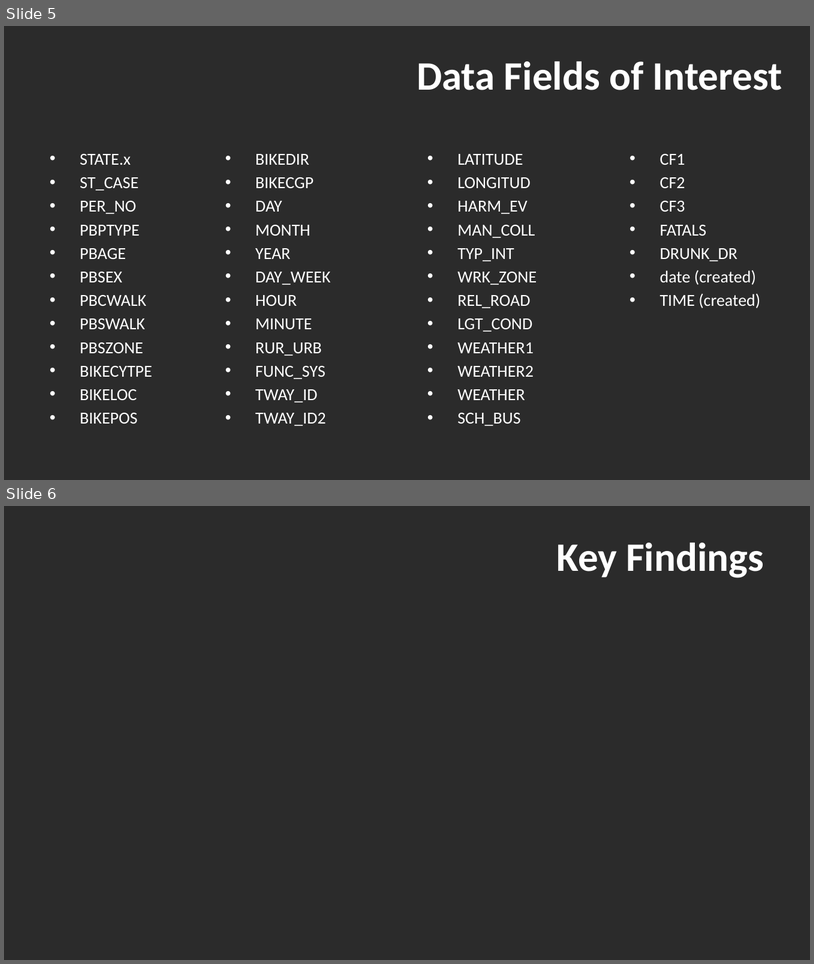
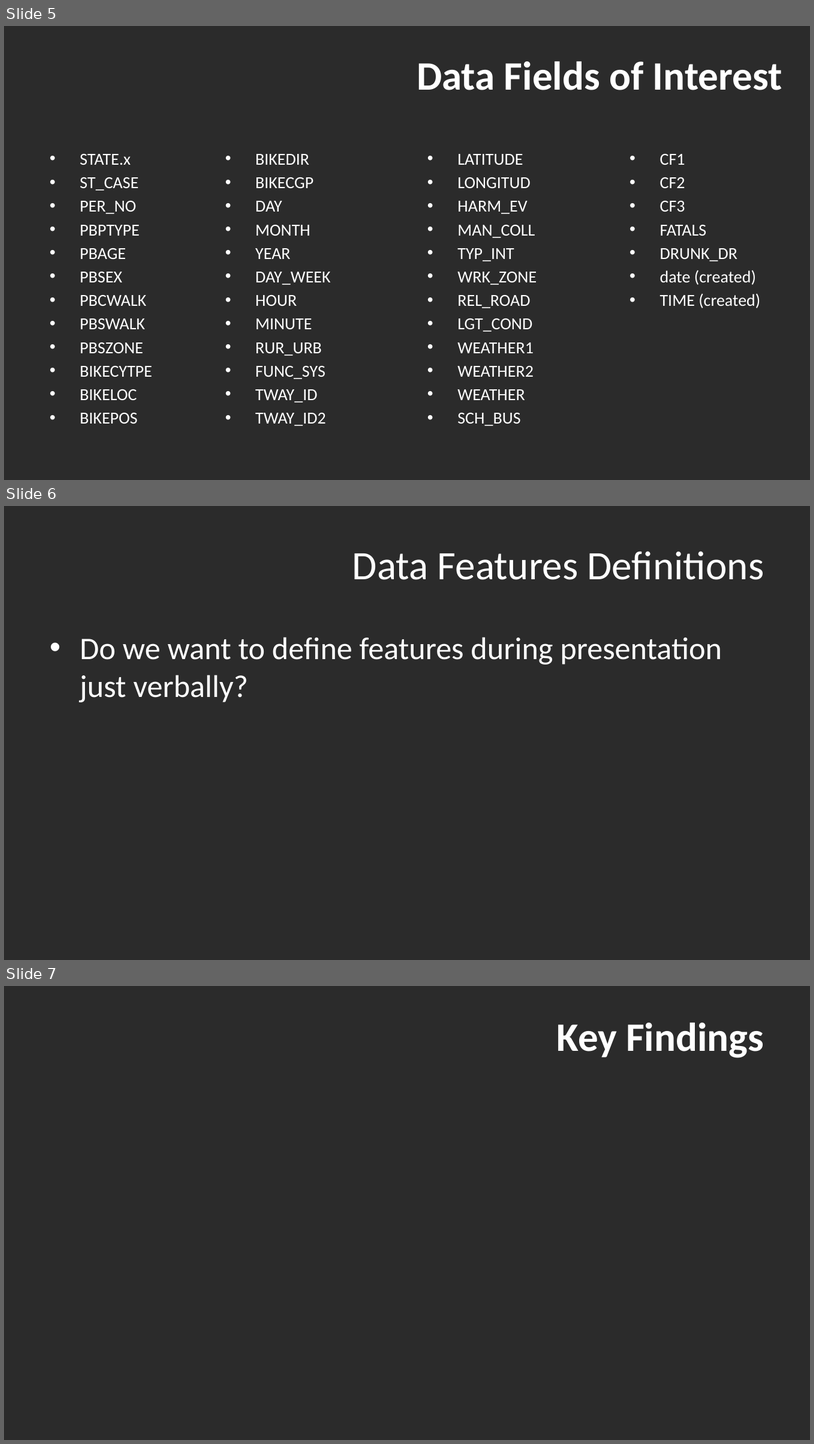
Before and after one commit to madams11/DataR-Project, a slide deck: US Bicycle Fatalities_Group 4.pptx. Shown one above the other, each under a label of ours: slides 5 and 6 before the commit, slides 5, 6 and 7 after it. The pictures are 814x964 and 814x1444 pixels, drawn with LibreOffice and Linux fonts; fonts in the diff are those of the drawing; background and template pictures are left out; a plain dark background stands for a picture behind light text. Boxes give left, top, right and bottom in pixels: in the first picture for what was removed or moved away, otherwise in the second. Text is boxed around its words. In the diff, an @@ line names an element or a change of style, - is before the commit and + after.

```diff
--- a/US Bicycle Fatalities_Group 4.pptx
+++ b/US Bicycle Fatalities_Group 4.pptx
@@ slide 6 added at (4, 506, 810, 960), background picture (left out) @@
@@ title added at (353, 551, 765, 580), 48 pt, text #FFFFFF @@
+Data Features Definitions
@@ text added at (80, 637, 722, 702), 37.3 pt, text #FFFFFF @@
+• Do we want to define features during presentation just verbally?
@@ what was slide 6 is now slide 7 @@
```
Also in this commit, not shown: 1 other slide added, 1 slide removed.
